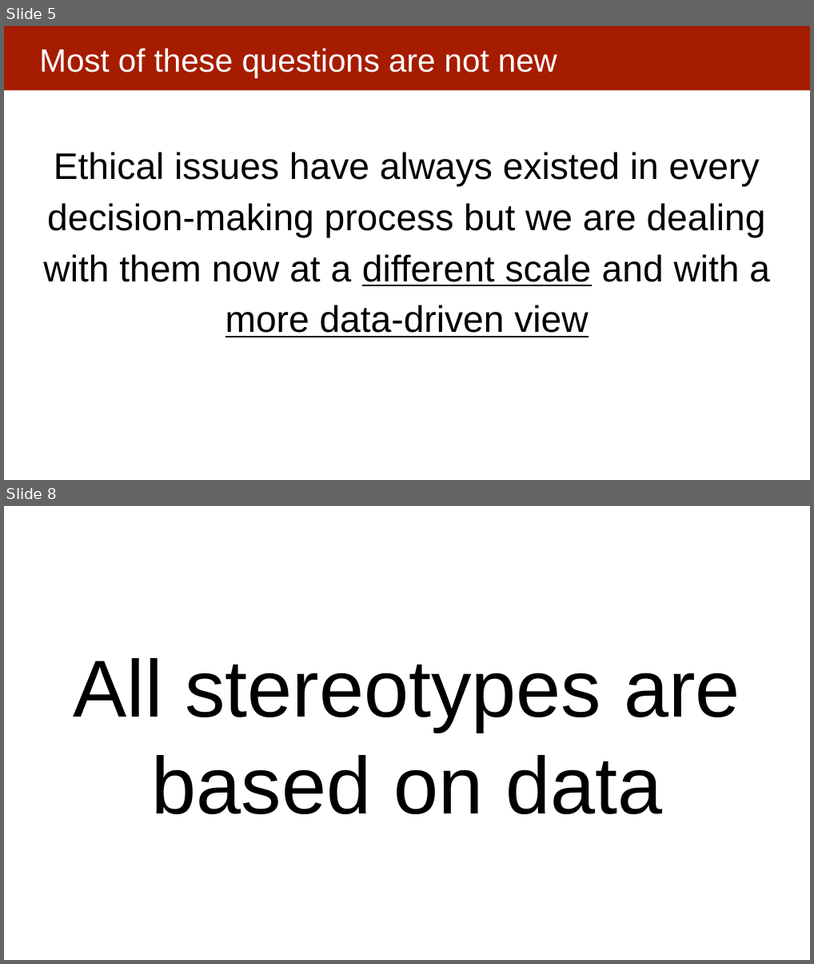
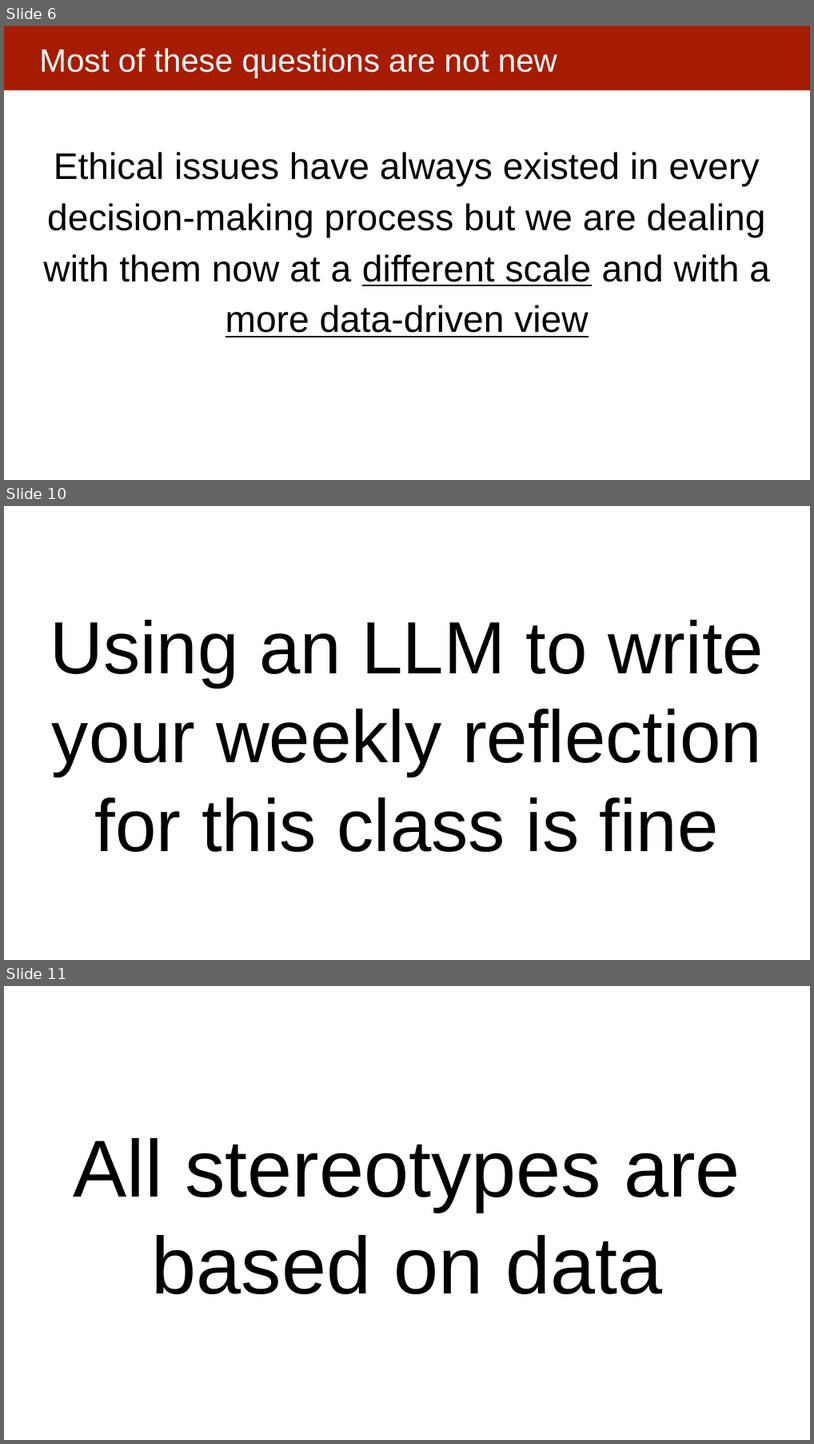
Before and after one commit to dssg/mlforpublicpolicylab, a slide deck: Lectures/EthicsOverview.pptx. Shown one above the other, each under a label of ours: slides 5 and 8 before the commit, slides 6, 10 and 11 after it; the slides between them are not shown. The pictures are 814x964 and 814x1444 pixels, drawn with LibreOffice and Linux fonts; fonts in the diff are those of the drawing. Boxes give left, top, right and bottom in pixels: in the first picture for what was removed or moved away, otherwise in the second. Text is boxed around its words. In the diff, an @@ line names an element or a change of style, - is before the commit and + after.

```diff
--- a/Lectures/EthicsOverview.pptx
+++ b/Lectures/EthicsOverview.pptx
@@ slide 10 added at bbox=[4, 506, 810, 960], background #FFFFFF @@
@@ title added at bbox=[50, 620, 764, 852], 88 pt, text #000000 @@
+Using an LLM to write your weekly reflection for this class is fine
@@ what was slide 5 is now slide 6 @@
@@ what was slide 8 is now slide 11 @@
```
Also in this commit, not shown: 3 slides changed, 29 other slides added, 3 slides removed, 3 other files.
